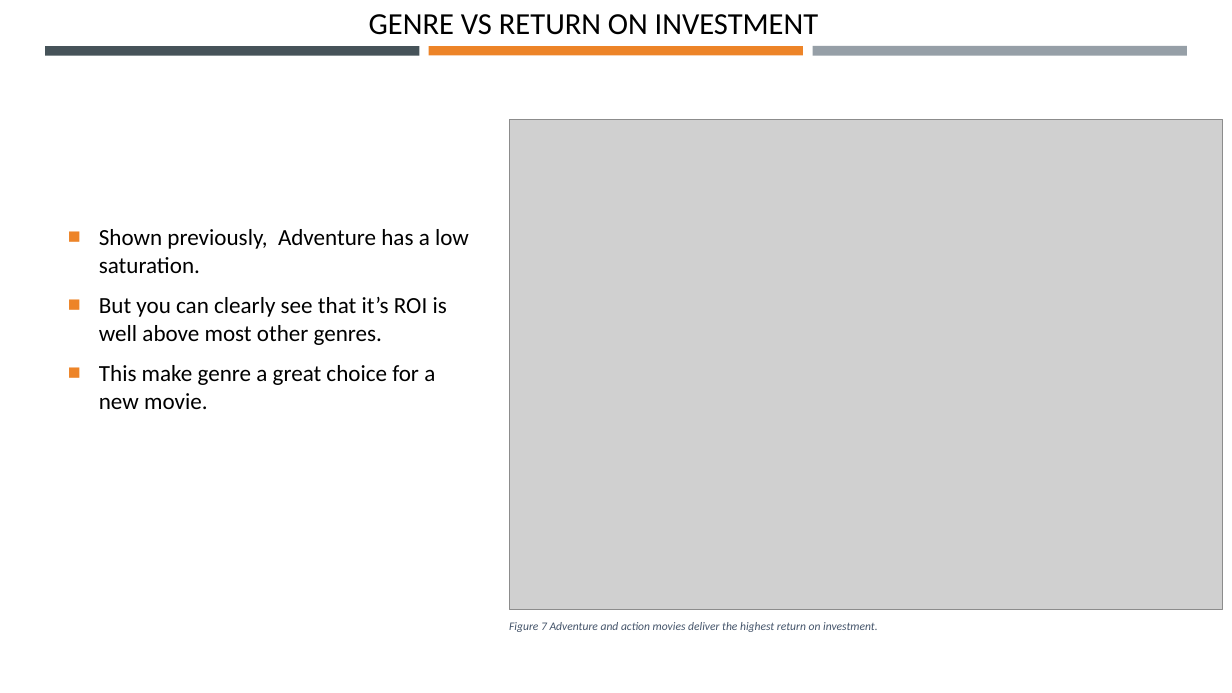
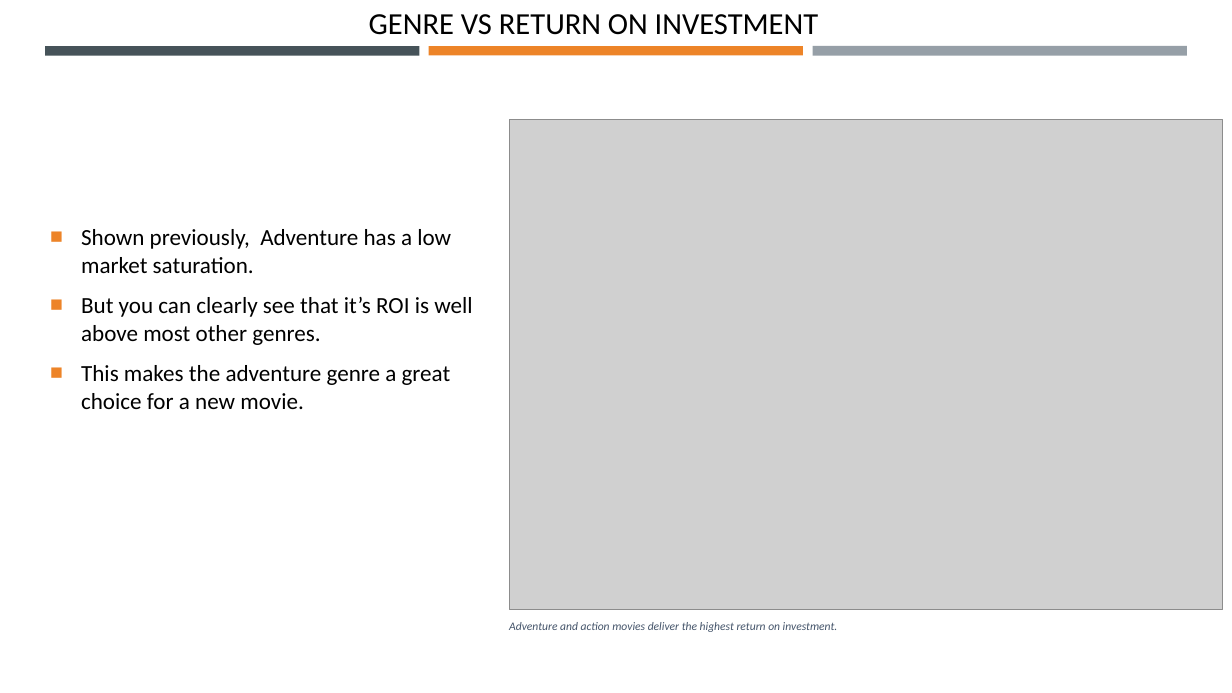
Before and after one commit to Robotrousers/Group1Proj1, a slide deck: slide 15 of MoMoviesPrez_WithCode.pptx. Drawn at 1232x693 pixels with LibreOffice and Linux fonts; fonts in the diff are those of the drawing; grey boxes stand for pictures. Boxes give left, top, right and bottom in pixels: in the first picture for what was removed or moved away, otherwise in the second. Text is boxed around its words. In the diff, an @@ line names an element or a change of style, - is before the commit and + after.

```diff
--- a/MoMoviesPrez_WithCode.pptx
+++ b/MoMoviesPrez_WithCode.pptx
@@ text "Shown previously, Adventure has a ...": place and size @@
-text "Shown previously, Adventure has a ..." at (99, 229, 469, 409)
+text "Shown previously, Adventure has a ..." at (81, 229, 472, 409)
@@ text at (81, 229, 451, 273): text changed @@
-■ Shown previously, Adventure has a low saturation.
+■ Shown previously, Adventure has a low market saturation.
@@ text at (81, 365, 451, 409): text changed @@
-■ This make genre a great choice for a new movie.
+■ This makes the adventure genre a great choice for a new movie.
@@ text at (509, 622, 838, 632): text changed @@
-Figure 7 Adventure and action movies deliver the highest return on investment.
+Adventure and action movies deliver the highest return on investment.
```
Also in this commit, not shown: 1 other slide changed, 2 other files.
